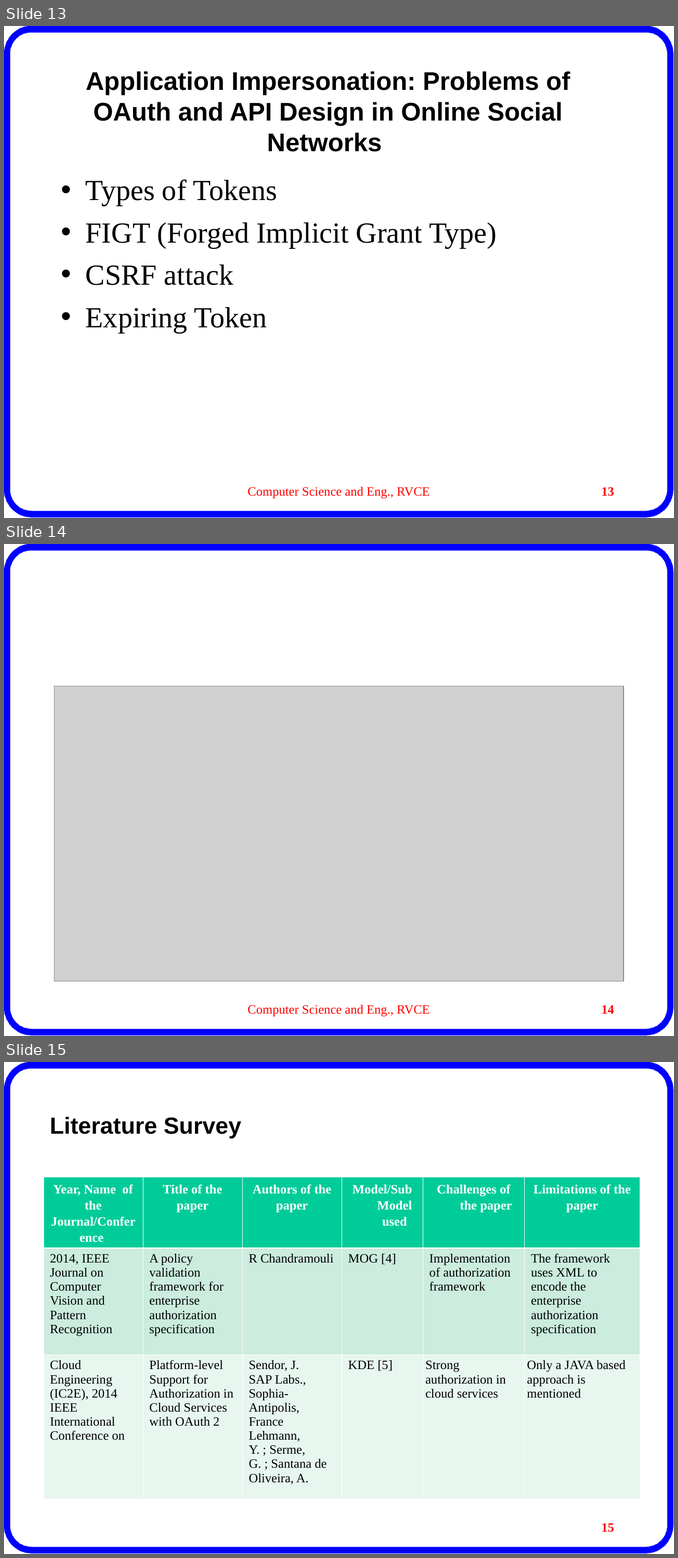
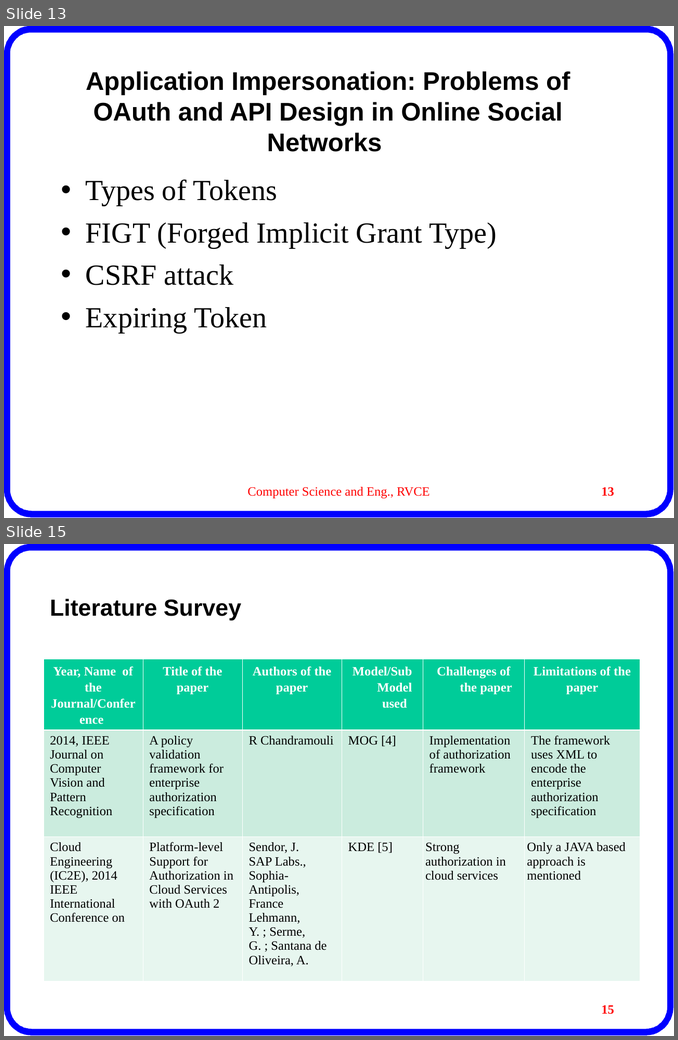
Before and after one commit to paree0510/majorproject, a slide deck: 2nd phase.ppt. Shown one above the other, each under a label of ours: slides 13, 14 and 15 before the commit, slides 13 and 15 after it; the slides between them are not shown. The pictures are 678x1558 and 678x1040 pixels, drawn with LibreOffice and Linux fonts; fonts in the diff are those of the drawing; grey boxes stand for pictures; background and template pictures are left out. Boxes give left, top, right and bottom in pixels: in the first picture for what was removed or moved away, otherwise in the second. Text is boxed around its words. In the diff, an @@ line names an element or a change of style, - is before the commit and + after.

```diff
--- a/2nd phase.ppt
+++ b/2nd phase.ppt
@@ slide 14 removed at [4,544,674,1036], background #FFFFFF; not listed: 1 template element that a slide beside it also shows @@
@@ picture removed at [54,686,624,982] @@
@@ text removed at [247,1005,430,1017] @@
-Computer Science and Eng., RVCE
@@ page number removed at [601,1005,614,1014] @@
-14
```
Also in this commit, not shown: 1 slide added, 1 other file.
